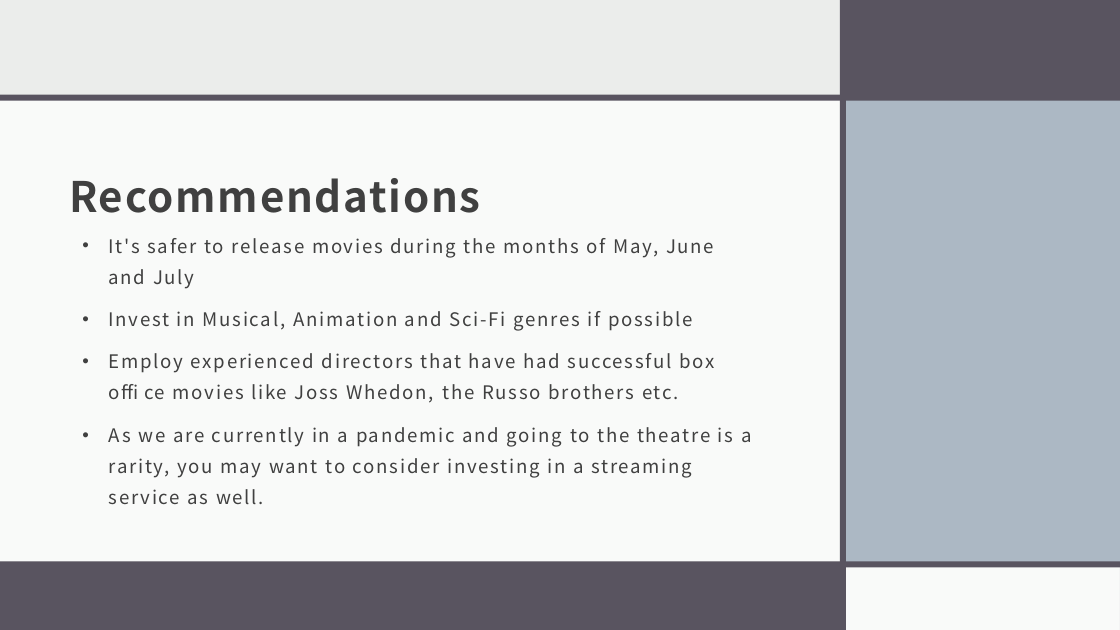
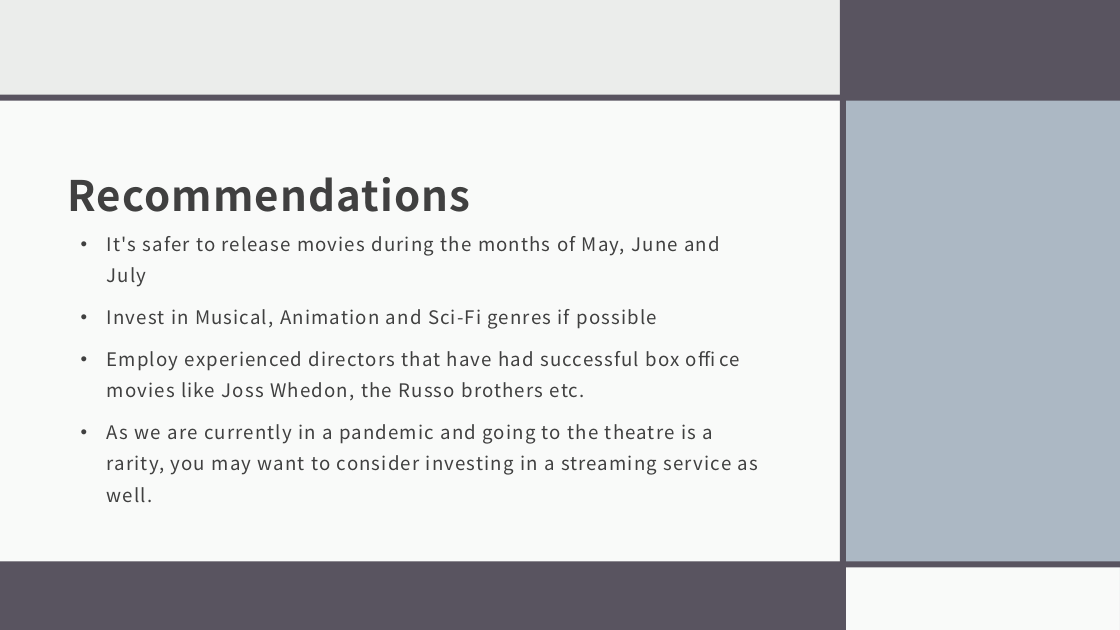
Before and after one commit to Wonuabimbola/analysis-of-the-film-industry, a slide deck: slide 9 of analysis_of_film_industry.pptx (slide 5 before the commit). Drawn at 1120x630 pixels with LibreOffice and Linux fonts; fonts in the diff are those of the drawing. Boxes give left, top, right and bottom in pixels: in the first picture for what was removed or moved away, otherwise in the second. Text is boxed around its words. In the diff, an @@ line names an element or a change of style, - is before the commit and + after.

```diff
--- a/analysis_of_film_industry.pptx
+++ b/analysis_of_film_industry.pptx
@@ title "Recommendations" at (x1=67, y1=177, x2=470, y2=212): letter spacing 1.5 to 1 pt @@
@@ text "It's safer to release movies ..." at (x1=107, y1=236, x2=758, y2=502): letter spacing 1.5 to 1 pt @@
```
Also in this commit, not shown: 5 other slides changed, 4 slides added, 1 other file.
